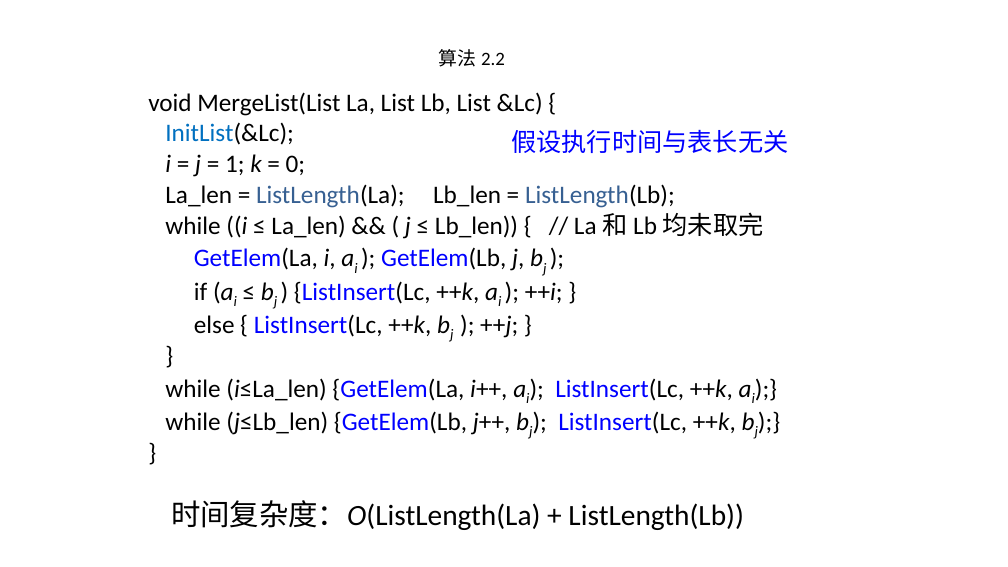
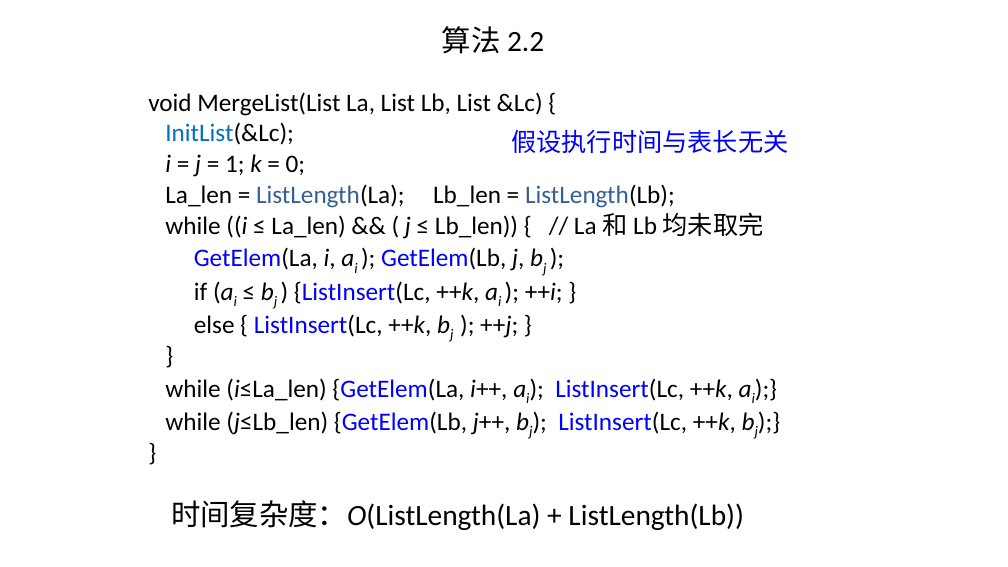
Before and after one commit to Gempittance/Data_Structur_Build, a slide deck: slide 20 of 数据结构PPT/ds2.pptx. Drawn at 1008x567 pixels with LibreOffice and Linux fonts; fonts in the diff are those of the drawing. Boxes give left, top, right and bottom in pixels: in the first picture for what was removed or moved away, otherwise in the second. Text is boxed around its words. In the diff, an @@ line names an element or a change of style, - is before the commit and + after.

```diff
--- a/数据结构PPT/ds2.pptx
+++ b/数据结构PPT/ds2.pptx
@@ text "算法 2.2": place and size @@
-text "算法 2.2" at bbox=[439, 49, 505, 67]
+text "算法 2.2" at bbox=[442, 26, 544, 54]
@@ text "算法 2.2" at bbox=[442, 26, 544, 54]: size 18 to 28 pt @@
```
Also in this commit, not shown: 15 other slides changed.
